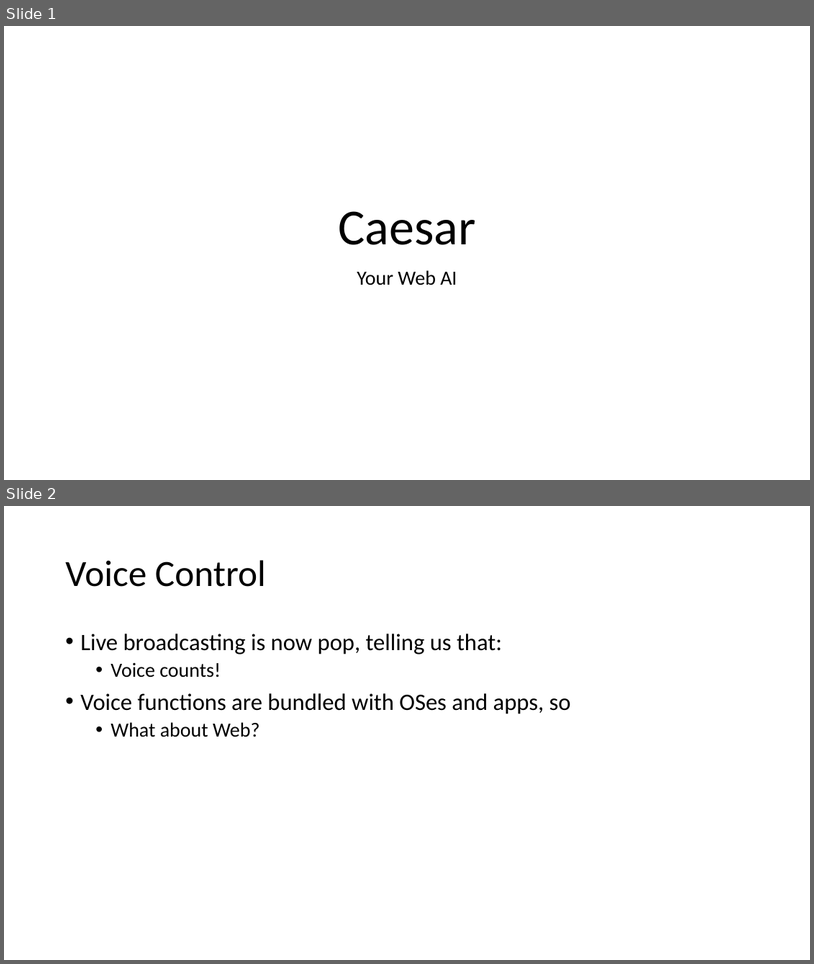
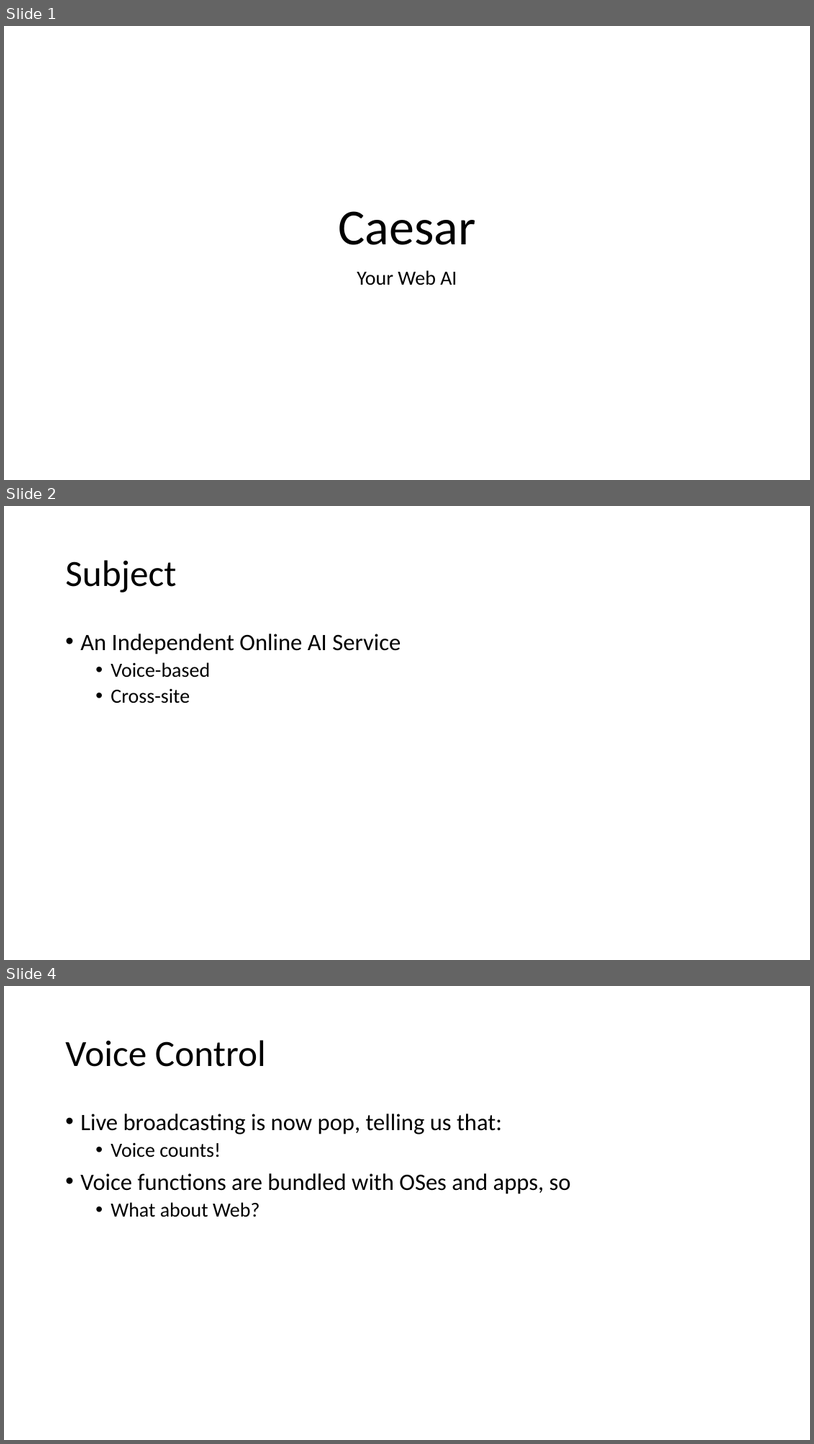
Before and after one commit to shenfe/Siqi, a slide deck: asset/presentation.pptx. Shown one above the other, each under a label of ours: slides 1 and 2 before the commit, slides 1, 2 and 4 after it; the slides between them are not shown. The pictures are 814x964 and 814x1444 pixels, drawn with LibreOffice and Linux fonts; fonts in the diff are those of the drawing. Boxes give left, top, right and bottom in pixels: in the first picture for what was removed or moved away, otherwise in the second. Text is boxed around its words. In the diff, an @@ line names an element or a change of style, - is before the commit and + after.

```diff
--- a/asset/presentation.pptx
+++ b/asset/presentation.pptx
@@ slide 2 added at (x1=4, y1=506, x2=810, y2=960), background #FFFFFF @@
@@ title added at (x1=65, y1=560, x2=176, y2=592), 44 pt, text #000000 @@
+Subject
@@ text added at (x1=80, y1=633, x2=401, y2=703), 28 pt, text #000000 @@
+• An Independent Online AI Service
+  • Voice-based
+  • Cross-site
@@ what was slide 2 is now slide 4 @@
```
Also in this commit, not shown: 4 slides changed, 4 other slides added, 6 other files.
